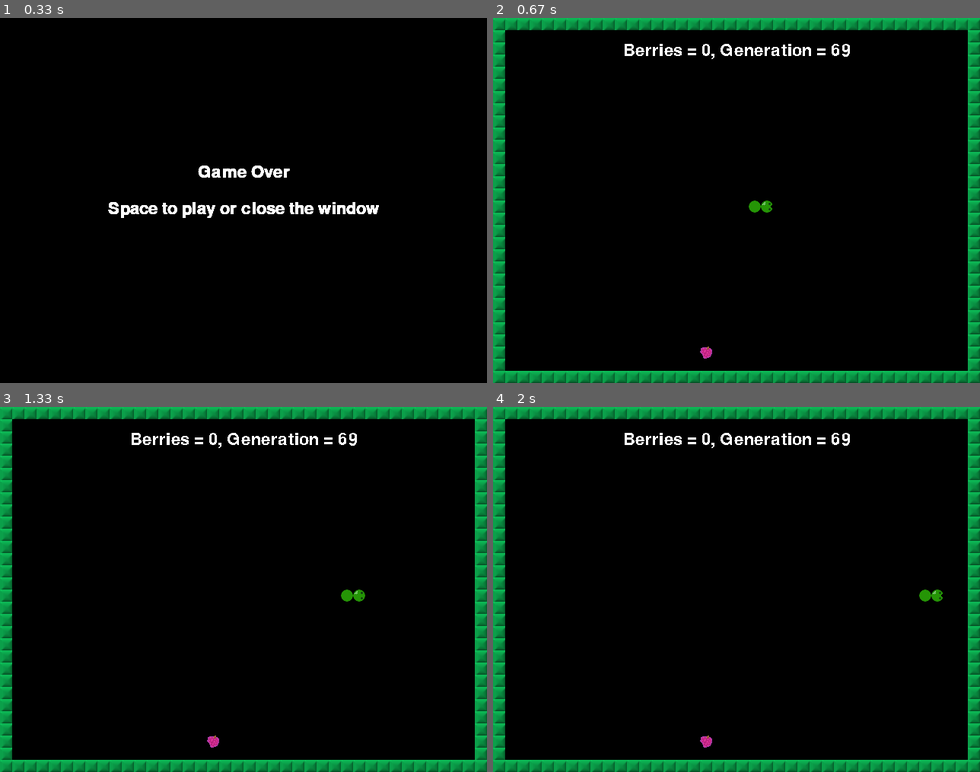
Above: before the commit, frames 1-4 (two rows, left to right).
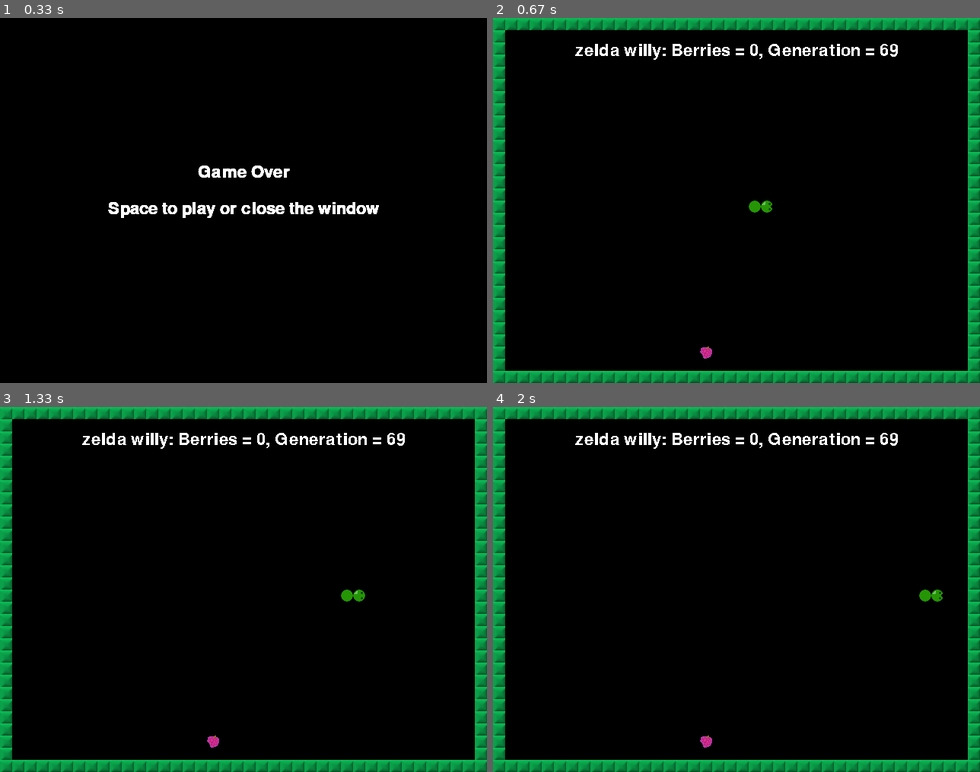
Above: after the commit, the same moments.

Repository: kmarsh729/PythonGamePlayground
Game: pygame game, started from PyGame/Snake/ai_snake.py
Same seed, same stepped clock (60 frames per second), same inputs: the game is played once before the commit and once after it.
Inputs:
- Up to frame 1 (0.33 s): no input
- Up to frame 2 (0.67 s): tap Space at 0.33 s
- Up to frame 3 (1.33 s): no input
- Up to frame 4 (2 s): no input

Frame 1 is identical in both runs. In frame 2, 0.9% of the frame differs, in the area x 16-84%, y 7-12%; in frame 3, 0.9%; in frame 4, 0.9%.

Commit message:
Snakey now plays like a fool.

Diff:
--- a/PyGame/Snake/ai_snake.py
+++ b/PyGame/Snake/ai_snake.py
@@ -1,8 +1,10 @@
 import pygame
 import sys
 import numpy as np
+import scipy as sp
 
 from pygame.locals import *
+from scipy.special import *
 
 pygame.init()
 fpsClock = pygame.time.Clock()
@@ -15,22 +17,71 @@
 # The NN #
 ##########
 
+def sigmoid(x):
+    return 1 / (1 + np.exp(-x))
+
+
+def loadFile(fileName):
+    f = open(fileName, 'r')
+    content = f.readlines()
+    f.close()
+    return content
+
+names = loadFile('names.txt')
+for i in range(len(names)):
+    names[i] = names[i].replace('\n','')
+
+def mutateNames(name1, name2):
+    new_name = ''
+    for i in range(len(name1)):
+        prob = np.random.random()
+        if(prob < 0.5):
+            new_name += name1[i]
+        else:
+            new_name += name2[i]
+
+
 class SnakeNN:
-    def __init__(self, weights=[]):
+    def __init__(self, weights=[], name = 'satan'):
+        self.name = name
         self.num_inputs_nodes = 9
         self.num_hidden_nodes = 12
         self.num_output_nodes = 4
         self.num_weights = self.num_inputs_nodes * self.num_hidden_nodes + self.num_hidden_nodes * self.num_output_nodes
-
+        self.input_nodes = np.array(self.num_inputs_nodes).reshape(-1, 1)
+        self.hidden_nodes = np.array(self.num_hidden_nodes).reshape(-1, 1)
+        self.output_nodes = np.array(self.num_output_nodes).reshape(-1, 1)
         if len(weights) != 0 and len(weights) != self.num_weights:
             sys.stderr("Weights given to the snake\'s NN aren't the right length.  Brain surgery isn't for you.")
-            random_weights = np.random.random(self.num_weights)
+            random_weights = np.random.rand(self.num_weights)
             self.weights = np.array(random_weights)
         elif len(weights) == self.num_weights:
             self.weights = np.array(weights)
         else:
-            random_weights = self.num_weights
+            random_weights = np.random.rand(self.num_weights)
             self.weights = np.array(random_weights)
+
+        # print(self.weights)
+
+        self.input_to_hidden = self.weights[:self.num_inputs_nodes * self.num_hidden_nodes].reshape(
+            self.num_hidden_nodes, self.num_inputs_nodes)
+
+        self.hidden_to_output = self.weights[self.num_inputs_nodes * self.num_hidden_nodes:].reshape(
+            self.num_output_nodes, self.num_hidden_nodes)
+
+    def fire(self, input_list):
+        if len(input_list) != self.num_inputs_nodes:
+            sys.stderr("Input dimension mismatch.  Can't fire things.")
+            return
+        self.input_nodes = np.array(input_list).reshape(-1, 1)
+
+        self.hidden_nodes = self.input_to_hidden.dot(self.input_nodes)
+        np.apply_along_axis(sigmoid, 0, self.hidden_nodes)
+        self.output_nodes = self.hidden_to_output.dot(self.hidden_nodes)
+        print(sp.special.softmax(self.output_nodes))
+
+    def getBestDirection(self):
+        return self.output_nodes.argmax()
 
     def getDirectionToMove(self, direction, head_x, head_y, food_x, food_y, body_distance):
         # Input Node Guide:
@@ -46,10 +97,10 @@
 
         ### Useful Values
 
-        WallPercentX = head_x/40
-        WallPercentY = head_y/30
-        FoodPercentX = (head_x-food_x)/40
-        FoodPercentY = (head_y-food_y)/30
+        WallPercentX = head_x / 40
+        WallPercentY = head_y / 30
+        FoodPercentX = (head_x - food_x) / 40
+        FoodPercentY = (head_y - food_y) / 30
 
         ###
 
@@ -75,6 +126,7 @@
         self.berrycount = 0  # Number berries eaten
         self.segments = 1  # Segments gained upon eating a berry
         self.frame = 0
+        self.snakey = SnakeNN(name = names[np.random.randint(0,len(names))] + ' ' + names[np.random.randint(0,len(names))])
 
         bx = np.random.randint(1, 38)
         by = np.random.randint(1, 28)
@@ -105,13 +157,6 @@
             by = np.random.randint(1, 28)
 
     gamedata.berry = Position(bx, by)
-
-
-def loadMapFile(fileName):
-    f = open(fileName, 'r')
-    content = f.readlines()
-    f.close()
-    return content
 
 
 def headHitBody(gamedata):
@@ -137,8 +182,8 @@
 
 
 def drawData(surface, gamedata):
-    text = "Berries = {0}, Generation = {1}"
-    info = text.format(gamedata.berrycount, 69)
+    text = "{0}: Berries = {1}, Generation = {2}"
+    info = text.format(gamedata.snakey.name, gamedata.berrycount, 69)
     text = font.render(info, 0, (255, 255, 255))
     textpos = text.get_rect(centerx=surface.get_width() / 2, top=32)
     surface.blit(text, textpos)
@@ -221,15 +266,20 @@
 
     updateMovement(gamedata)
 
-    keys = pygame.key.get_pressed()
-    if keys[K_RIGHT] and gamedata.direction != 1:
+    gamedata.snakey.fire(np.random.random(9))
+    directiondesired = gamedata.snakey.getBestDirection()
+    if directiondesired == 0 and gamedata.direction != 1:
         gamedata.direction = 0
-    elif keys[K_LEFT] and gamedata.direction != 0:
+
+    elif directiondesired == 1 and gamedata.direction != 0:
         gamedata.direction = 1
-    elif keys[K_DOWN] and gamedata.direction != 2:
+        gamedata.snakey.fire(np.random.random(9))
+    elif directiondesired == 3 and gamedata.direction != 2:
         gamedata.direction = 3
-    elif keys[K_UP] and gamedata.direction != 3:
+        gamedata.snakey.fire(np.random.random(9))
+    elif directiondesired == 2 and gamedata.direction != 3:
         gamedata.direction = 2
+        gamedata.snakey.fire(np.random.random(9))
 
     head = gamedata.blocks[0]
     if head.x == gamedata.berry.x and head.y == gamedata.berry.y:
@@ -251,7 +301,7 @@
 
 images = loadImages()
 images['berry'].set_colorkey((255, 0, 255))  # Purple pixels will be transparent
-snakeMap = loadMapFile('map.txt')
+snakeMap = loadFile('map.txt')
 data = GameData()
 quitGame = False
 isPlaying = False
--- /dev/null
+++ b/PyGame/Snake/names.txt
@@ -0,0 +1,11 @@
+alice
+boris
+billy
+zelda
+annie
+anton
+chris
+emily
+karen
+bruce
+willy
